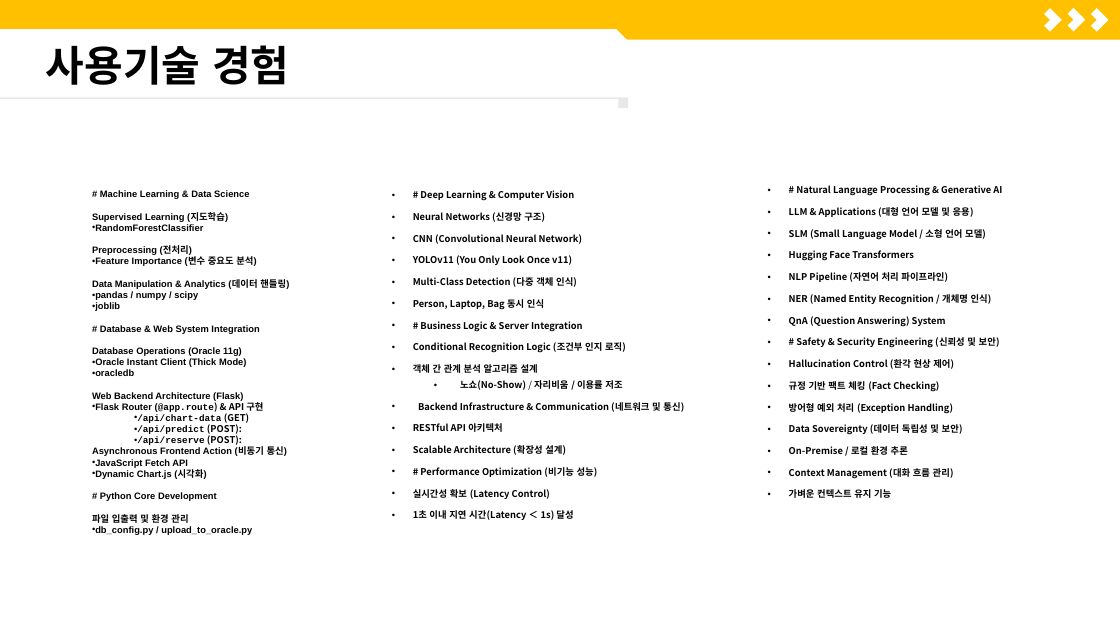
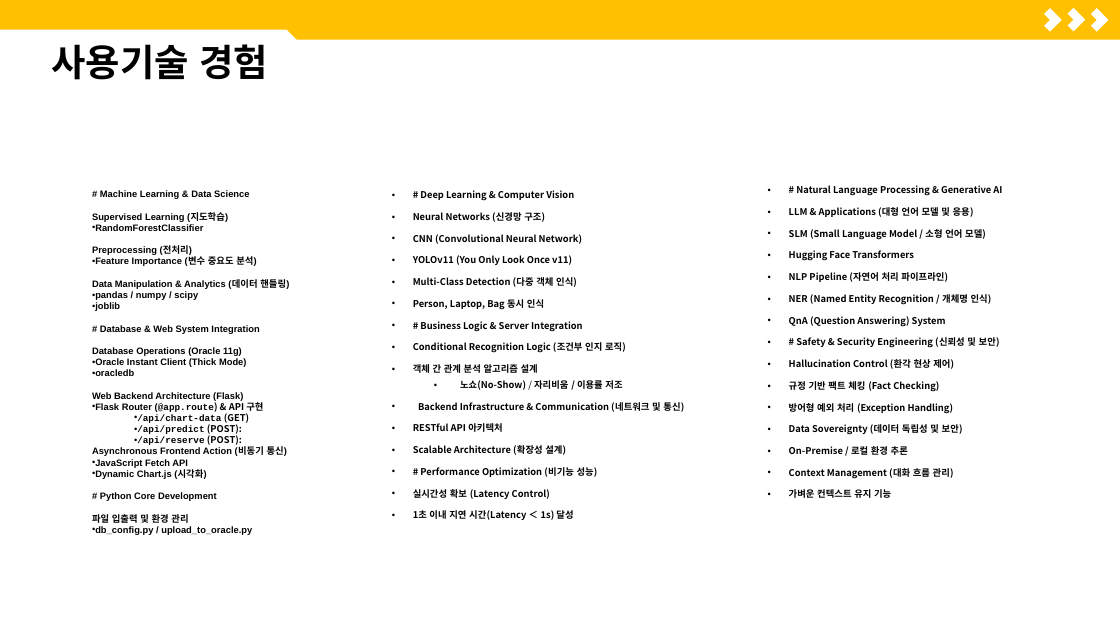
Before and after one commit to ShinHyerin/Hotel-Service-Optimization-AI, a slide deck: slide 7 of presentation/포트폴리오_신혜린.pptx. Drawn at 1120x630 pixels with LibreOffice and Linux fonts; fonts in the diff are those of the drawing. Boxes give left, top, right and bottom in pixels: in the first picture for what was removed or moved away, otherwise in the second. Text is boxed around its words. In the diff, an @@ line names an element or a change of style, - is before the commit and + after.

Commit message:
Design: Update PowerPoint presentation template and slide layouts

```diff
--- a/presentation/포트폴리오_신혜린.pptx
+++ b/presentation/포트폴리오_신혜린.pptx
@@ text "사용기술 경험" at [52, 44, 268, 80]: size 36 to 32 pt @@
@@ snip rect: place and size @@
-snip rect at [0, 29, 628, 101]
+snip rect at [0, 29, 297, 96]
@@ rectangle removed at [0, 97, 628, 99] @@
@@ rectangle removed at [618, 98, 628, 108] @@
```
Also in this commit, not shown: 14 other slides changed, 10 slides added, 1 slide removed.
